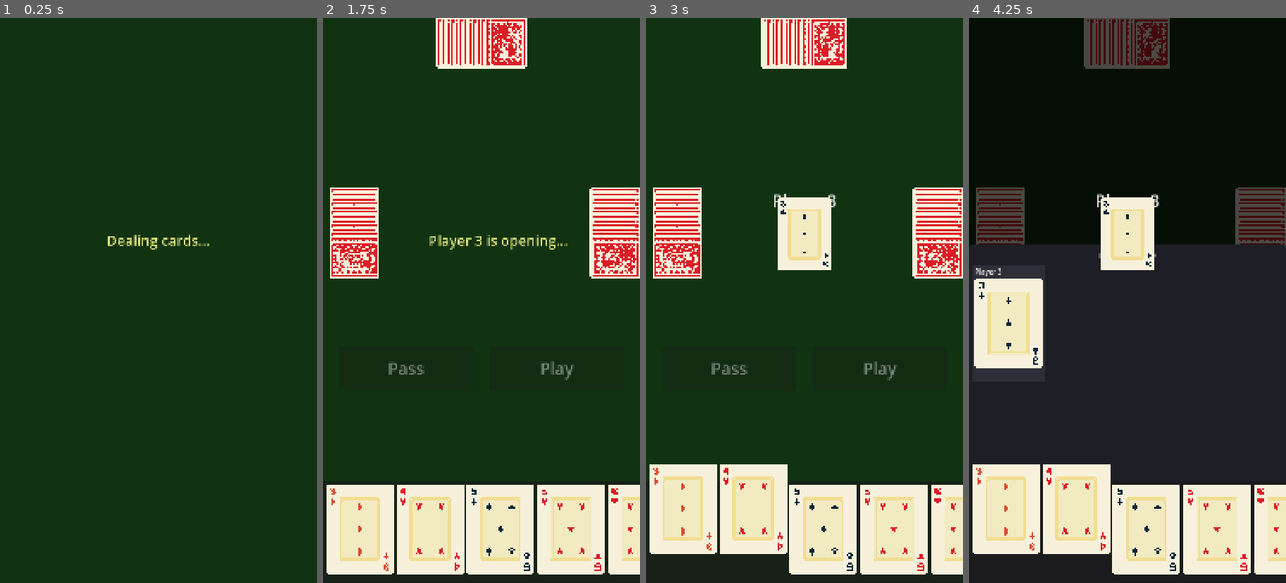
Above: before the commit, frames 1-4 (left to right).
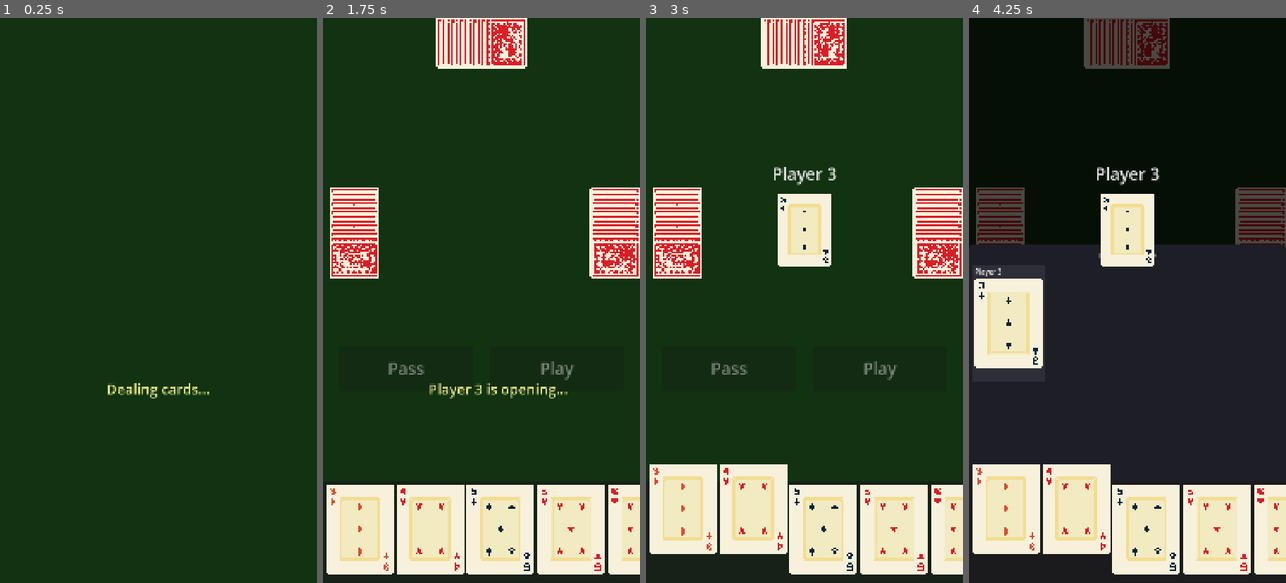
Above: after the commit, the same moments.

Repository: binhrobles/thirteen
Game: Godot game, scene res://scenes/main.tscn
Same seed, same stepped clock (60 frames per second), same inputs: the game is played once before the commit and once after it.
Inputs (mouse positions are in pixels of both pictures, inside the frame that each line leads up to):
- Up to frame 1 (0.25 s): no input
- Up to frame 2 (1.75 s): tap Enter at 0.5 s; move the mouse to (481, 215) at 0.52 s; click (481, 215) at 0.67 s; tap Space at 1.25 s; move the mouse to (418, 328) at 1.27 s; click (418, 328) at 1.42 s
- Up to frame 3 (3 s): tap Enter at 2 s; move the mouse to (684, 537) at 2.02 s; click (684, 537) at 2.17 s; tap Space at 2.75 s; move the mouse to (753, 537) at 2.77 s; click (753, 537) at 2.92 s
- Up to frame 4 (4.25 s): tap Enter at 3.5 s; move the mouse to (1127, 238) at 3.52 s; click (1127, 238) at 3.67 s

The runs differ from the first frame. In frame 1, 0.6% of the frame differs, in the area x 34-66%, y 38-68%; in frame 2, 0.8%; in frame 3, 0.8%; in frame 4, 0.8%, in the area x 40-60%, y 26-45%.

Commit message:
Adjust play area to fixed height with status above buttons
- Expand play area from 25% to 66% of screen height (just above buttons at 68%)
- Remove dynamic sizing, use anchor-based proportional layout
- Reposition card container to 15%-75% of play area height
- Give status label 30px height at bottom for better visibility
- Ensures player name is visible above cards and status is just above buttons

Co-Authored-By: Claude Sonnet 4.5 <noreply@anthropic.com>

Diff:
--- a/scripts/play_area.gd
+++ b/scripts/play_area.gd
@@ -15,7 +15,7 @@
 var card_sprites: Array = []
 
 const CARD_SPACING := 10  # Space between cards in played hand (when not overlapping)
-const MIN_CARD_SPACING := -40  # Minimum spacing (overlap) when cards need to fit
+const MIN_CARD_SPACING := -60  # Minimum spacing (overlap) when cards need to fit
 
 ## Boundaries to avoid (opponent hand areas)
 const LEFT_OPPONENT_WIDTH := 0.23  # Left opponent occupies 0.0 to 0.23
@@ -28,16 +28,17 @@
 
 func _setup_ui() -> void:
 	"""Create the play area UI in center of screen"""
-	# Center the play area - auto-size to content, positioned in upper-middle area
+	# Center the play area - fixed proportion of screen, player name at top, status above buttons
 	anchor_left = 0.5
 	anchor_right = 0.5
-	anchor_top = 0.35  # Positioned in upper-middle
+	anchor_top = 0.25  # Start higher to show player name
+	anchor_bottom = 0.66  # End just above buttons (which start at 0.68)
 	grow_horizontal = Control.GROW_DIRECTION_BOTH
-	grow_vertical = Control.GROW_DIRECTION_BEGIN
+	grow_vertical = Control.GROW_DIRECTION_BOTH
 	offset_left = -180  # Half width (360px wide)
 	offset_right = 180
-	offset_top = -100  # Position upward from anchor
-	offset_bottom = 100  # 200px tall
+	offset_top = 0
+	offset_bottom = 0
 	mouse_filter = Control.MOUSE_FILTER_STOP
 	z_index = 10  # Render above background but below player hand
 	z_as_relative = false  # Use absolute z-index
@@ -69,9 +70,9 @@
 	# Card container (centered) - use full width for cards, manual positioning
 	card_container = Control.new()
 	card_container.anchor_left = 0.0
-	card_container.anchor_top = 0.2
+	card_container.anchor_top = 0.15
 	card_container.anchor_right = 1.0
-	card_container.anchor_bottom = 0.8
+	card_container.anchor_bottom = 0.75
 	card_container.grow_horizontal = Control.GROW_DIRECTION_BOTH
 	card_container.grow_vertical = Control.GROW_DIRECTION_BOTH
 	card_container.offset_left = 10
@@ -89,7 +90,7 @@
 	status_label.anchor_bottom = 1.0
 	status_label.offset_left = 0
 	status_label.offset_right = 0
-	status_label.offset_top = -50
+	status_label.offset_top = -40
 	status_label.offset_bottom = -10
 	status_label.horizontal_alignment = HORIZONTAL_ALIGNMENT_CENTER
 	status_label.add_theme_font_size_override("font_size", status_font_size)
